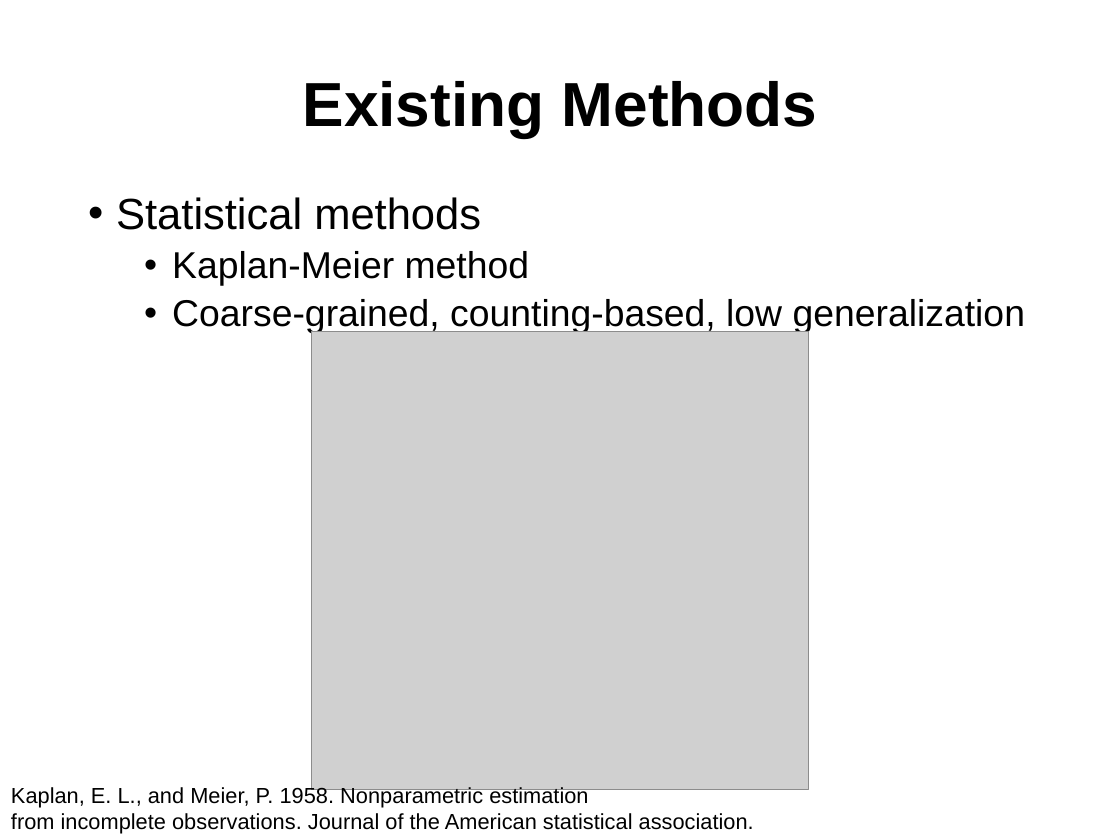
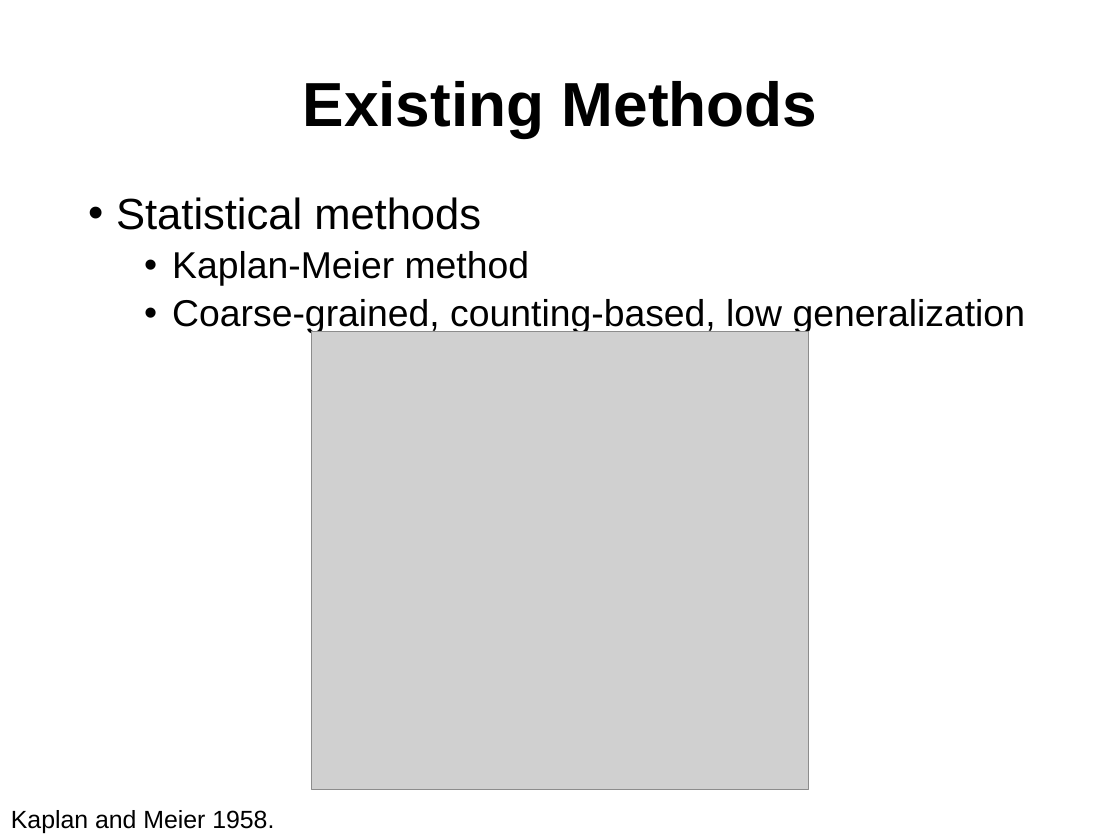
Before and after one commit to rk2900/DRSA, a slide deck: slide 10 of deep-recurrent-survival-analysis.pptx. Drawn at 1120x840 pixels with LibreOffice and Linux fonts; fonts in the diff are those of the drawing; grey boxes stand for pictures; background and template pictures are left out. Boxes give left, top, right and bottom in pixels: in the first picture for what was removed or moved away, otherwise in the second. Text is boxed around its words. In the diff, an @@ line names an element or a change of style, - is before the commit and + after.

```diff
--- a/deep-recurrent-survival-analysis.pptx
+++ b/deep-recurrent-survival-analysis.pptx
@@ text at (11, 810, 274, 833): text changed; size 14 to 16 pt @@
-Kaplan, E. L., and Meier, P. 1958. Nonparametric estimation
-from incomplete observations. Journal of the American statistical association.
+Kaplan and Meier 1958.
```
Also in this commit, not shown: 7 other slides changed.
